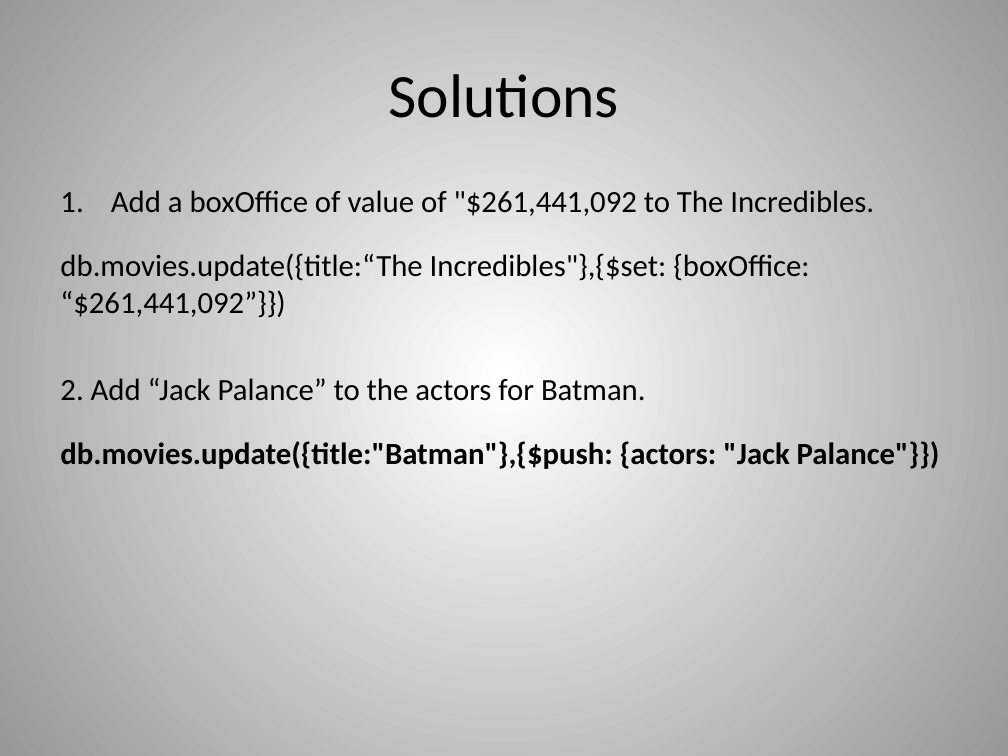
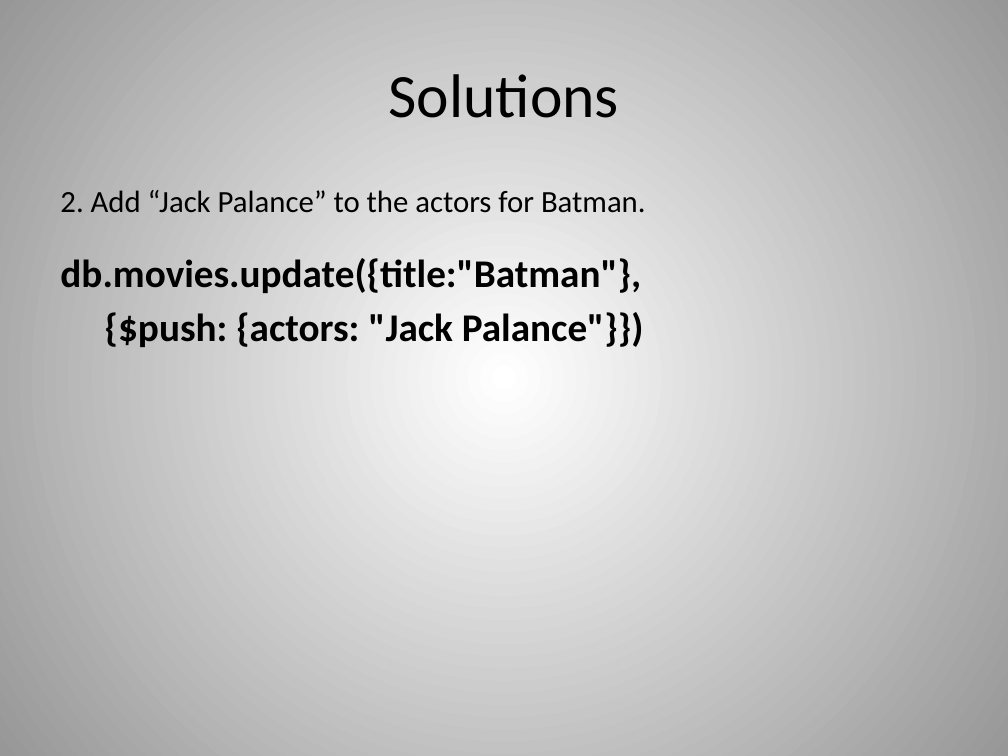
Before and after one commit to dvanvali/mongoDbPresentation, a slide deck: slide 29 of MongoDB.pptx. Drawn at 1008x756 pixels with LibreOffice and Linux fonts; fonts in the diff are those of the drawing. Boxes give left, top, right and bottom in pixels: in the first picture for what was removed or moved away, otherwise in the second. Text is boxed around its words. In the diff, an @@ line names an element or a change of style, - is before the commit and + after.

```diff
--- a/MongoDB.pptx
+++ b/MongoDB.pptx
@@ text at [60,190,874,317]: paragraphs removed @@
-1. Add a boxOffice of value of "$261,441,092 to The Incredibles.
-db.movies.update({title:“The Incredibles"},{$set: {boxOffice: “$261,441,092”}})
@@ text at [60,258,644,347]: text changed; size 22 to 28 pt @@
-db.movies.update({title:"Batman"},{$push: {actors: "Jack Palance"}})
+db.movies.update({title:"Batman"},
+{$push: {actors: "Jack Palance"}})
```
Also in this commit, not shown: 10 other slides changed, 1 other file.
